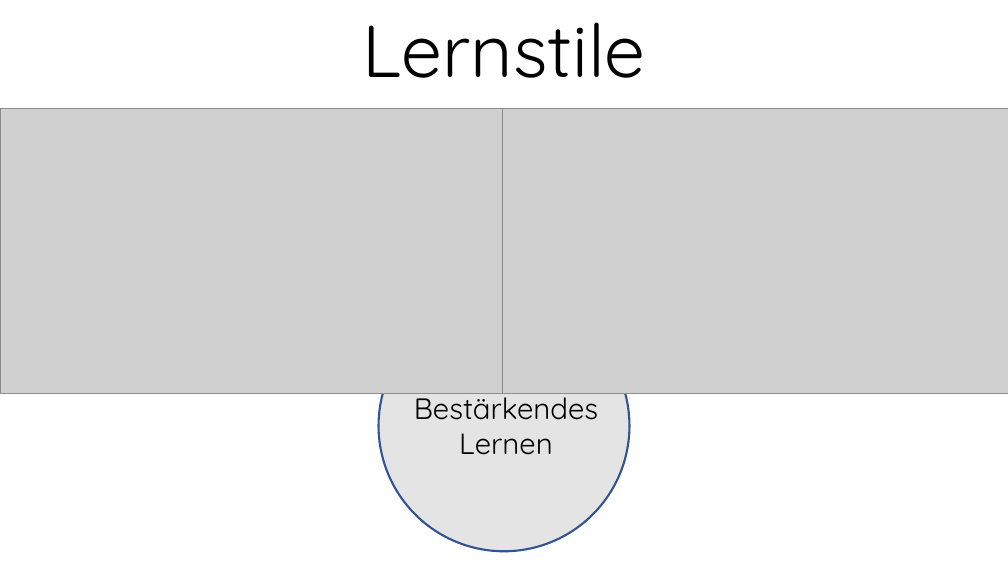
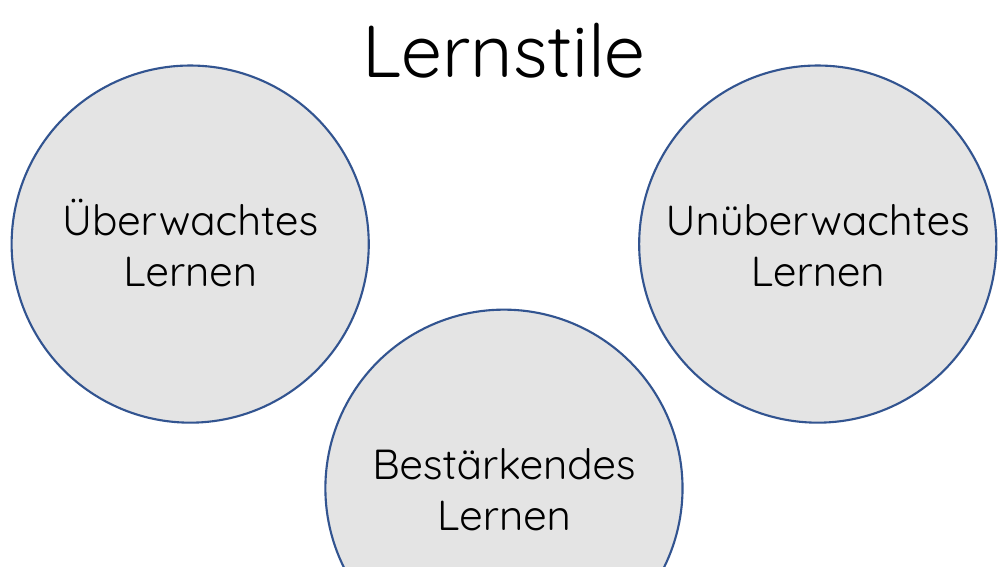
Before and after one commit to SemJoerg/DigitRecognition, a slide deck: slide 11 of presentation/presentation.pptx (slide 7 before the commit). Drawn at 1008x567 pixels with LibreOffice and Linux fonts; fonts in the diff are those of the drawing; grey boxes stand for pictures; background and template pictures are left out. Boxes give left, top, right and bottom in pixels: in the first picture for what was removed or moved away, otherwise in the second. Text is boxed around its words. In the diff, an @@ line names an element or a change of style, - is before the commit and + after.

```diff
--- a/presentation/presentation.pptx
+++ b/presentation/presentation.pptx
@@ ellipse added at (11,66,368,423), fill #7C7C7C at 20% opacity, outline #325491 2 pt @@
@@ ellipse added at (639,66,996,423), fill #7C7C7C at 20% opacity, outline #325491 2 pt @@
@@ picture removed at (0,109,506,393) @@
@@ picture removed at (502,109,1008,393) @@
@@ text added at (62,198,318,287), 40 pt, text #000000 @@
+Überwachtes Lernen
@@ text added at (666,204,970,287), 40 pt, text #000000 @@
+Unüberwachtes Lernen
@@ ellipse: place and size @@
-ellipse at (379,300,630,551)
+ellipse at (325,310,682,567)
@@ text "Bestärkendes Lernen": place and size @@
-text "Bestärkendes Lernen" at (414,389,598,455)
+text "Bestärkendes Lernen" at (372,448,635,531)
@@ text "Bestärkendes Lernen" at (372,448,635,531): size 28 to 40 pt; vertical alignment top to middle @@
```
Also in this commit, not shown: 2 other slides changed, 12 slides added, 10 slides removed, 14 other files.
